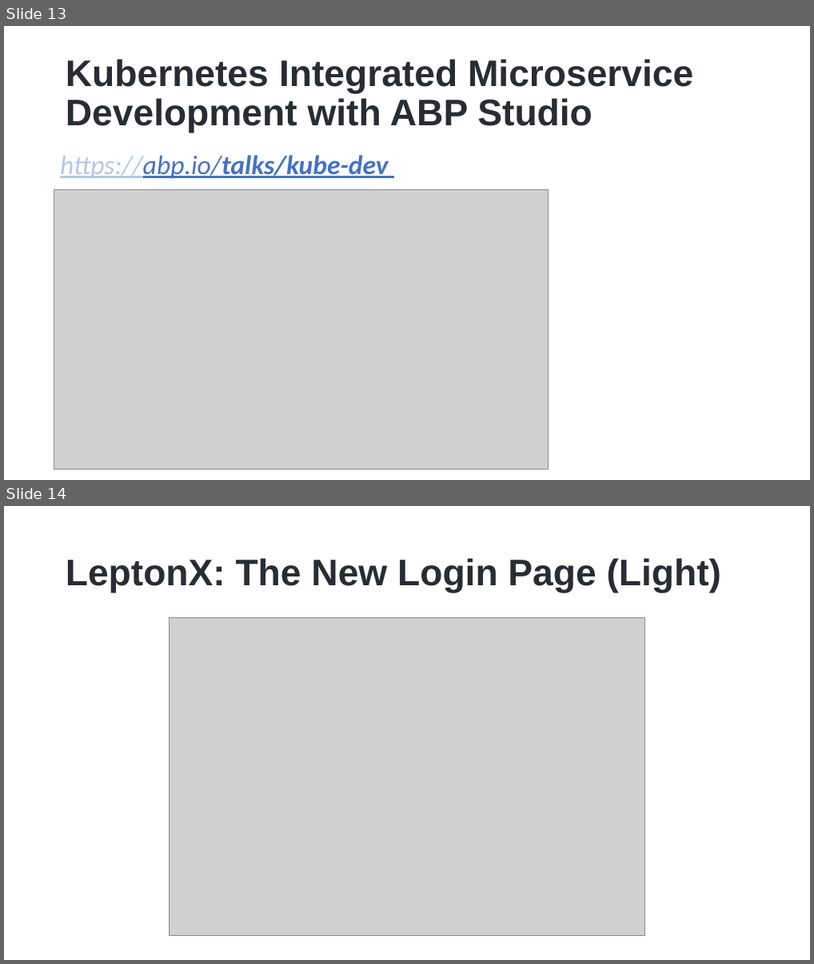
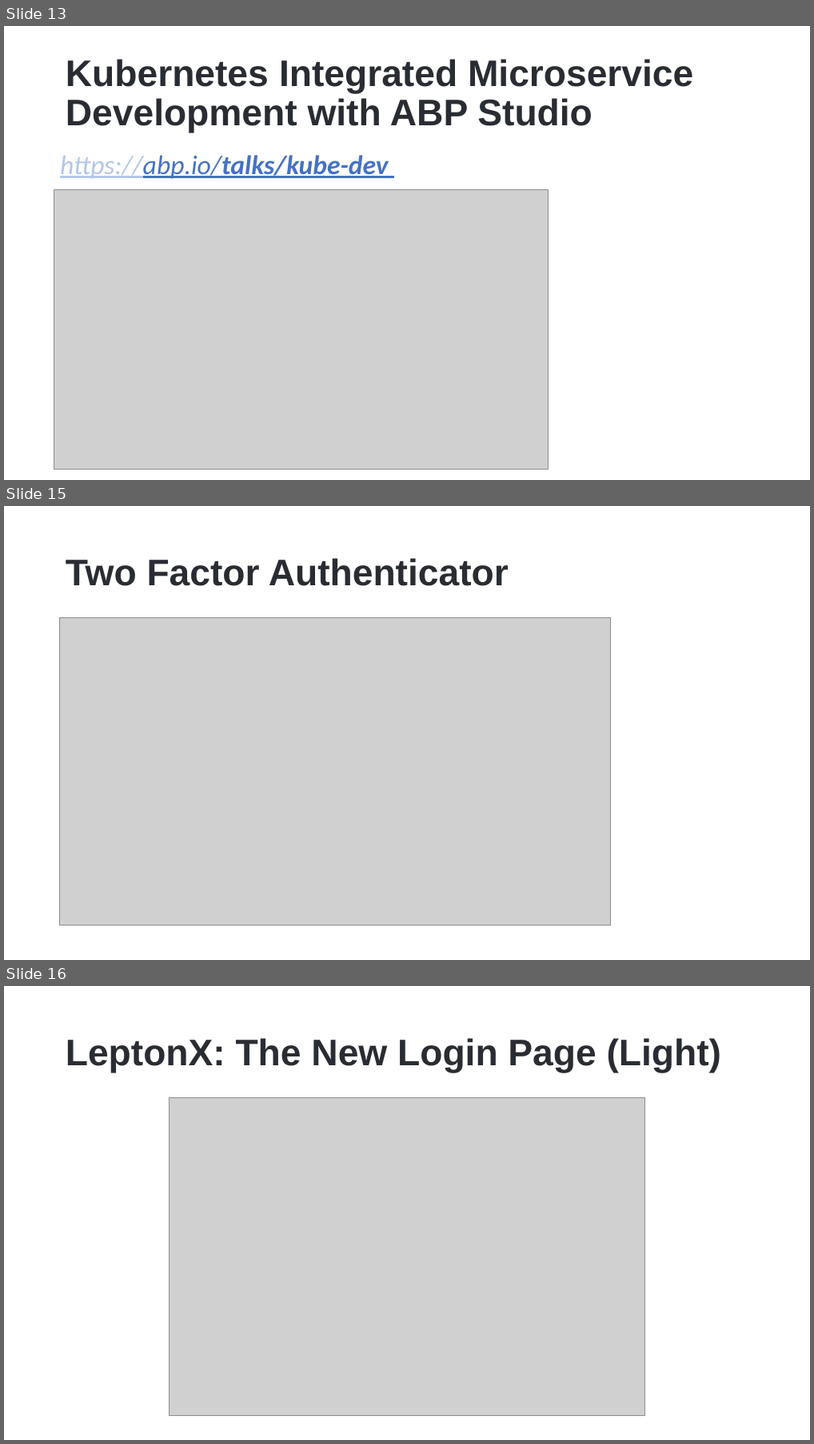
Before and after one commit to hikalkan/presentations, a slide deck: 2023-05-30 ABP Community Talks 2023.4/ABP Comm Talks 2023.4.pptx. Shown one above the other, each under a label of ours: slides 13 and 14 before the commit, slides 13, 15 and 16 after it; the slides between them are not shown. The pictures are 814x964 and 814x1444 pixels, drawn with LibreOffice and Linux fonts; fonts in the diff are those of the drawing; grey boxes stand for pictures; background and template pictures are left out. Boxes give left, top, right and bottom in pixels: in the first picture for what was removed or moved away, otherwise in the second. Text is boxed around its words. In the diff, an @@ line names an element or a change of style, - is before the commit and + after.

```diff
--- a/2023-05-30 ABP Community Talks 2023.4/ABP Comm Talks 2023.4.pptx
+++ b/2023-05-30 ABP Community Talks 2023.4/ABP Comm Talks 2023.4.pptx
@@ slide 15 added at bbox=[4, 506, 810, 960], background #FFFFFF @@
@@ title added at bbox=[66, 558, 509, 586], 44 pt, text #292D33, bold @@
+Two Factor Authenticator
@@ picture added at bbox=[60, 618, 610, 924] @@
@@ what was slide 14 is now slide 16 @@
```
Also in this commit, not shown: 1 other slide added.
